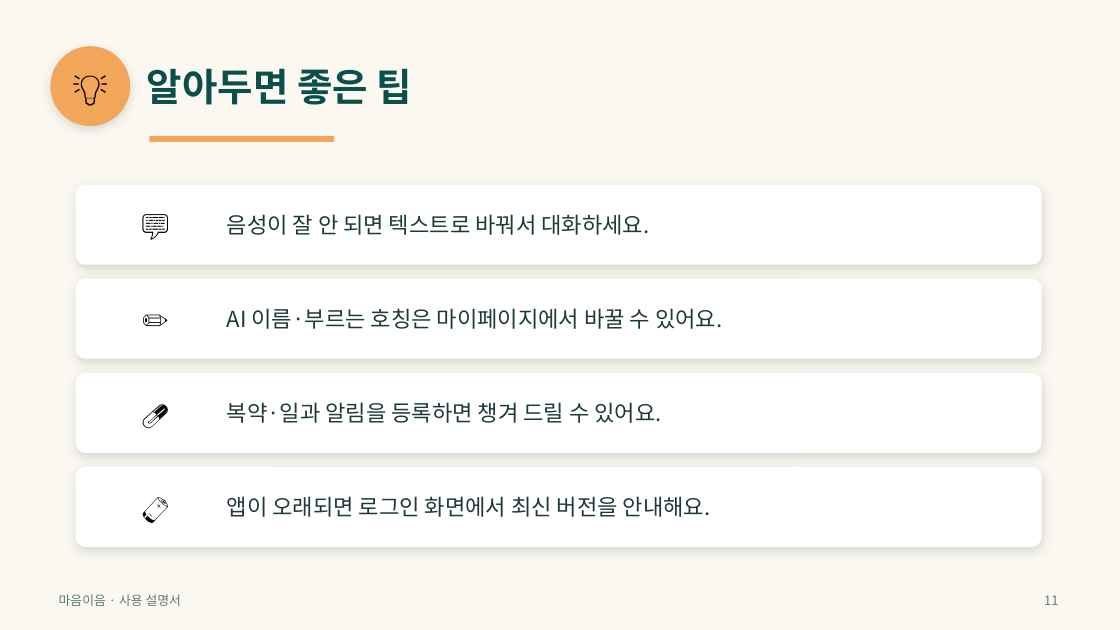
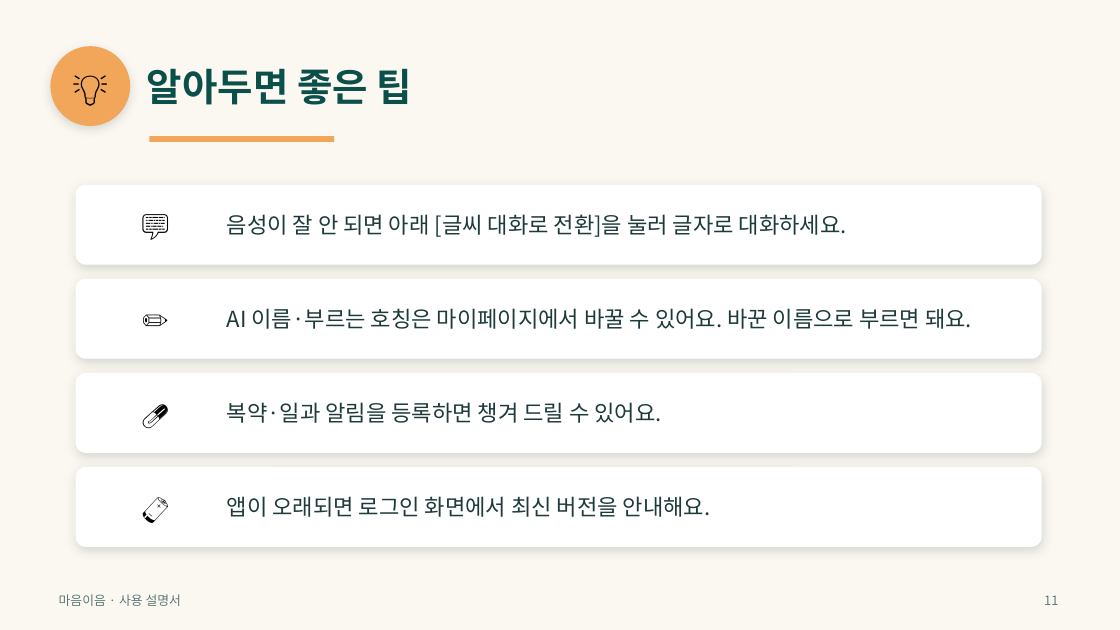
Before and after one commit to satoshisong01/maeum-ieu, a slide deck: slide 11 of docs/마음이음_사용설명서.pptx. Drawn at 1120x630 pixels with LibreOffice and Linux fonts; fonts in the diff are those of the drawing. Boxes give left, top, right and bottom in pixels: in the first picture for what was removed or moved away, otherwise in the second. Text is boxed around its words. In the diff, an @@ line names an element or a change of style, - is before the commit and + after.

```diff
--- a/docs/마음이음_사용설명서.pptx
+++ b/docs/마음이음_사용설명서.pptx
@@ text at [227,214,847,237]: text changed @@
-음성이 잘 안 되면 텍스트로 바꿔서 대화하세요.
+음성이 잘 안 되면 아래 [글씨 대화로 전환]을 눌러 글자로 대화하세요.
@@ text at [227,308,972,329]: text changed @@
-AI 이름·부르는 호칭은 마이페이지에서 바꿀 수 있어요.
+AI 이름·부르는 호칭은 마이페이지에서 바꿀 수 있어요. 바꾼 이름으로 부르면 돼요.
```
Also in this commit, not shown: 2 other slides changed.
